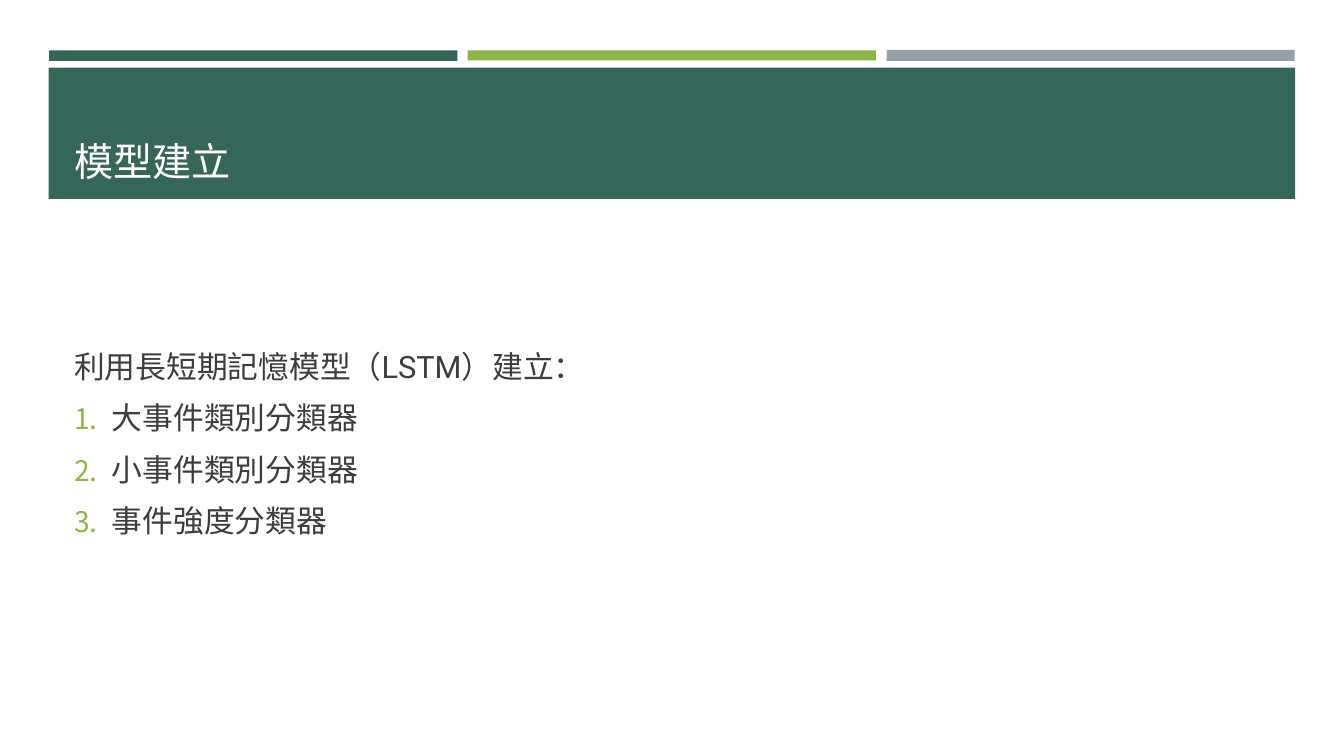
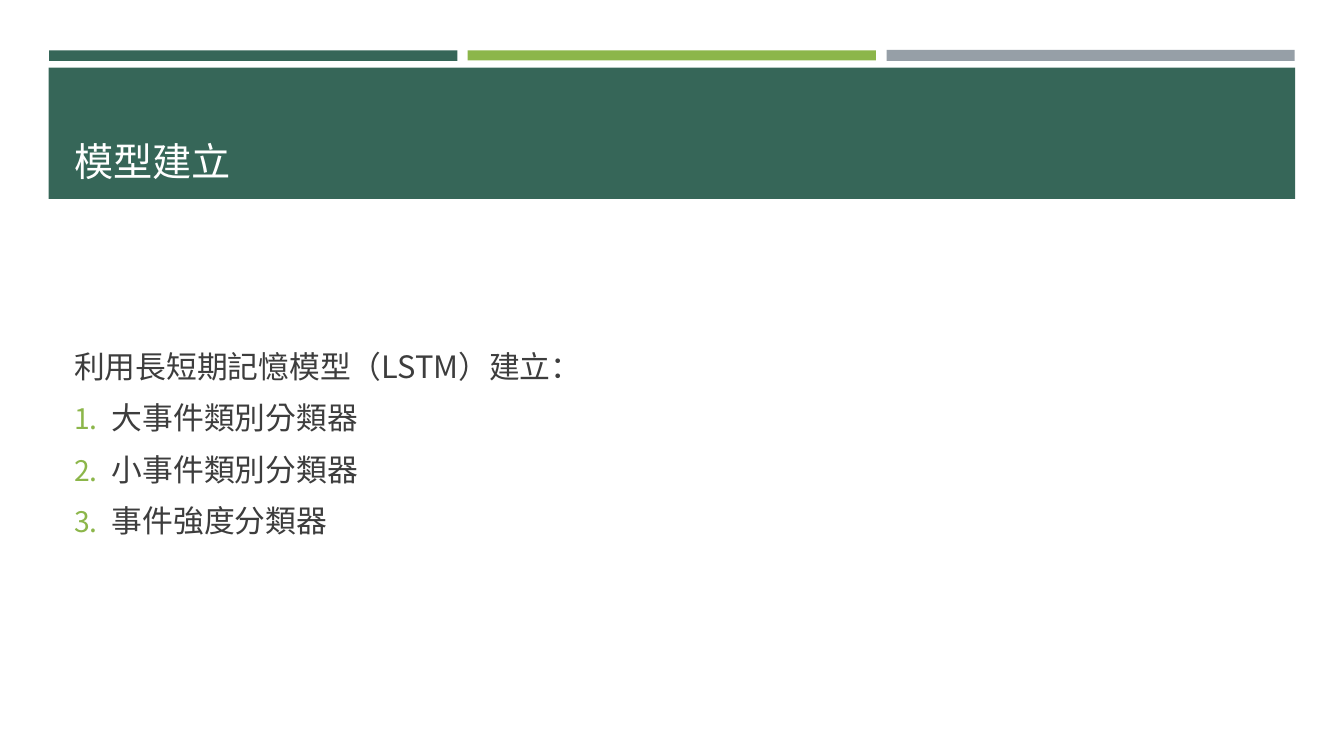
Before and after one commit to p314008dsa/Text-mining, a slide deck: slide 6 of 0610進度報告 .pptx (slide 5 before the commit). Drawn at 1344x756 pixels with LibreOffice and Linux fonts; fonts in the diff are those of the drawing. Boxes give left, top, right and bottom in pixels: in the first picture for what was removed or moved away, otherwise in the second. Text is boxed around its words. In the diff, an @@ line names an element or a change of style, - is before the commit and + after.

```diff
--- a/0610進度報告 .pptx
+++ b/0610進度報告 .pptx
@@ text "利用長短期記憶模型（LSTM）建立：" at (74,352,581,535): font Roboto to Noto Sans CJK TC @@
```
Also in this commit, not shown: 6 other slides changed, 6 slides added, 1 slide removed.
